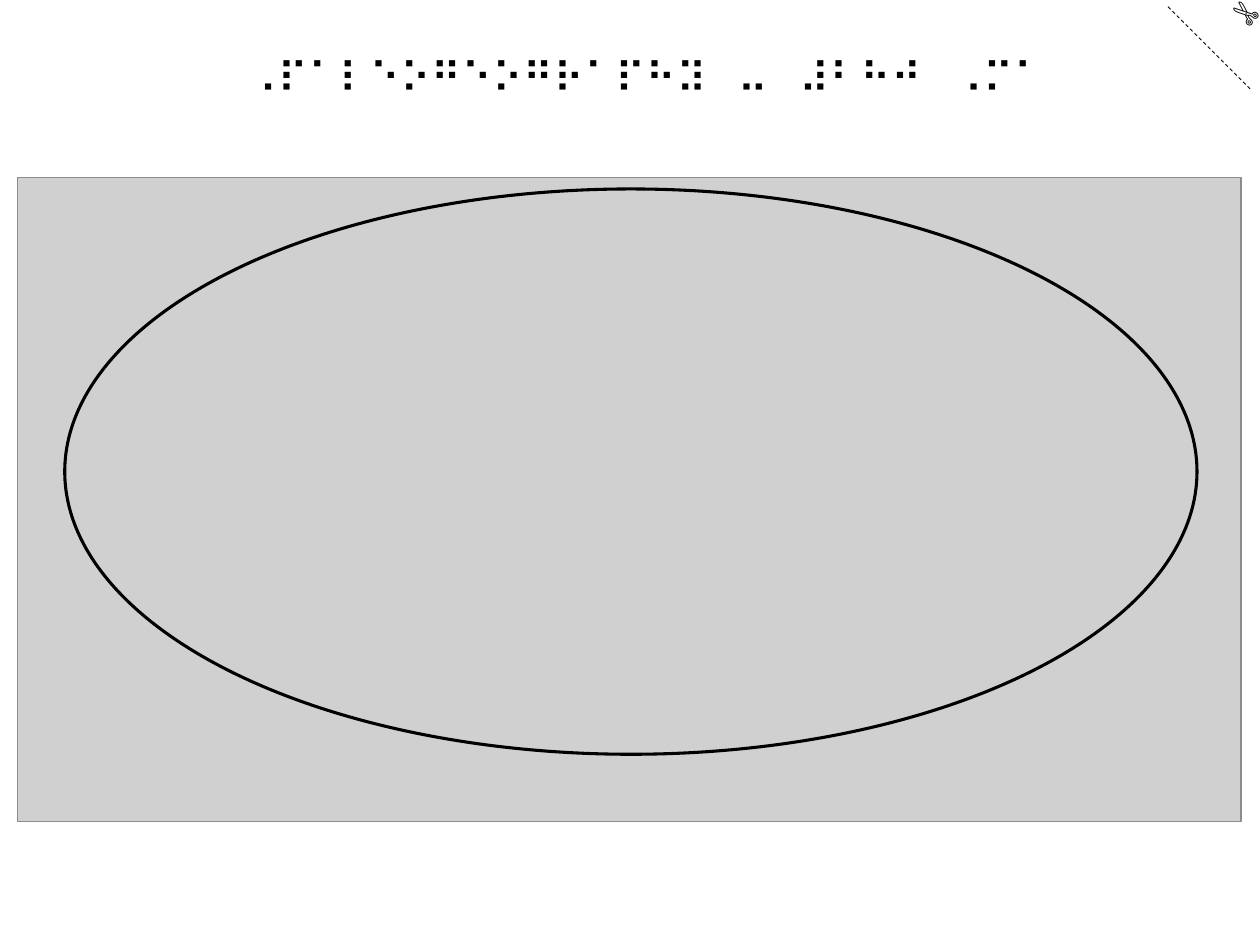
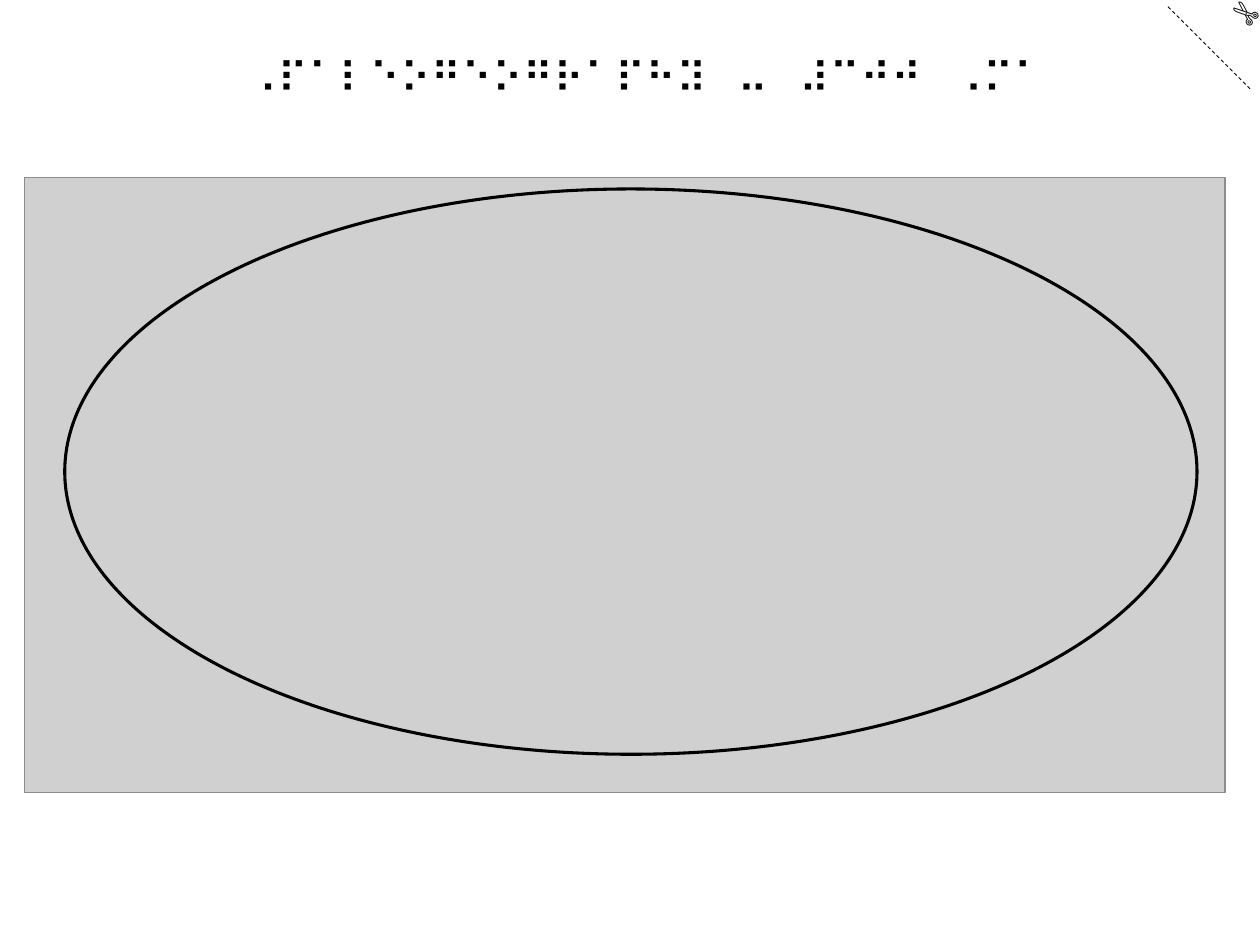
Before and after one commit to the-iagd/geological_tactile_image_repository, a slide deck: slide 2 of assets/tactile_image_files/0066-paleogeography_280Ma/0066-paleogeography_280Ma.pptx. Drawn at 1260x945 pixels with LibreOffice and Linux fonts; fonts in the diff are those of the drawing; grey boxes stand for pictures. Boxes give left, top, right and bottom in pixels: in the first picture for what was removed or moved away, otherwise in the second. Text is boxed around its words. In the diff, an @@ line names an element or a change of style, - is before the commit and + after.

```diff
--- a/assets/tactile_image_files/0066-paleogeography_280Ma/0066-paleogeography_280Ma.pptx
+++ b/assets/tactile_image_files/0066-paleogeography_280Ma/0066-paleogeography_280Ma.pptx
@@ text at (234, 45, 1058, 108): text changed @@
-⠠⠏⠁⠇⠑⠕⠛⠑⠕⠛⠗⠁⠏⠓⠽⠀⠤⠀⠼⠃⠓⠚⠀⠠⠍⠁
+⠠⠏⠁⠇⠑⠕⠛⠑⠕⠛⠗⠁⠏⠓⠽⠀⠤⠀⠼⠉⠚⠚⠀⠠⠍⠁
@@ picture: place and size @@
-picture at (18, 178, 1241, 822)
+picture at (25, 178, 1226, 793)
```
Also in this commit, not shown: 2 other slides changed, 11 other files.
